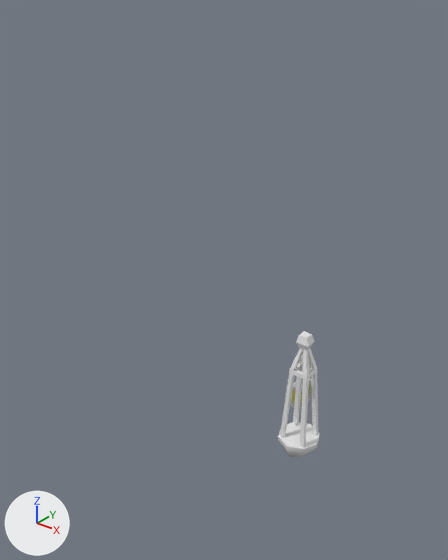
A saved change to the FBX model Assets/Environment/generalLowPolyObjs.fbx.
Camera for both pictures: a 50 mm camera at (18.7, -32.2, 26.8) aimed at (-0.1, -8.8, 12.2). Every picture has the same lights, and +X, +Y and +Z are marked at lower left. Mesh edges are drawn as thin lines on the coarser meshes.

Objects in the first picture: 'Buoy'.
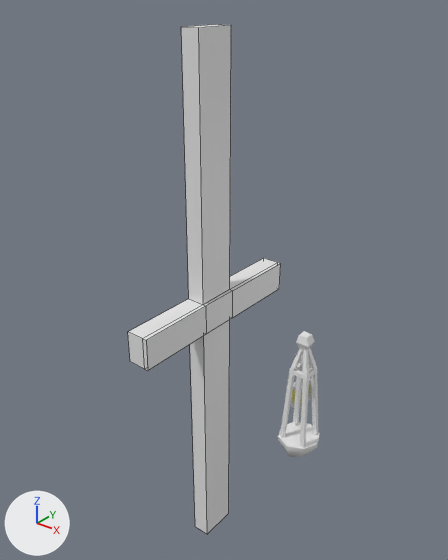
Boxes (x1, y1, x2, y2) around the edits, measured in the pictures (448 x 560 px):
'InvertedCrucifix', added: after (128, 24, 281, 534)

The edits, one by one:
Mesh me_cube_002 is new.
It has 32 vertices, 30 faces and spans x -1.0..0.1, y -4.9..5.2, z -1.0..25.8.
Object 'InvertedCrucifix' (ob_invertedcrucifix) is new; it shows me_cube_002.
Its location is (2.01, -11.84, -0.74).
